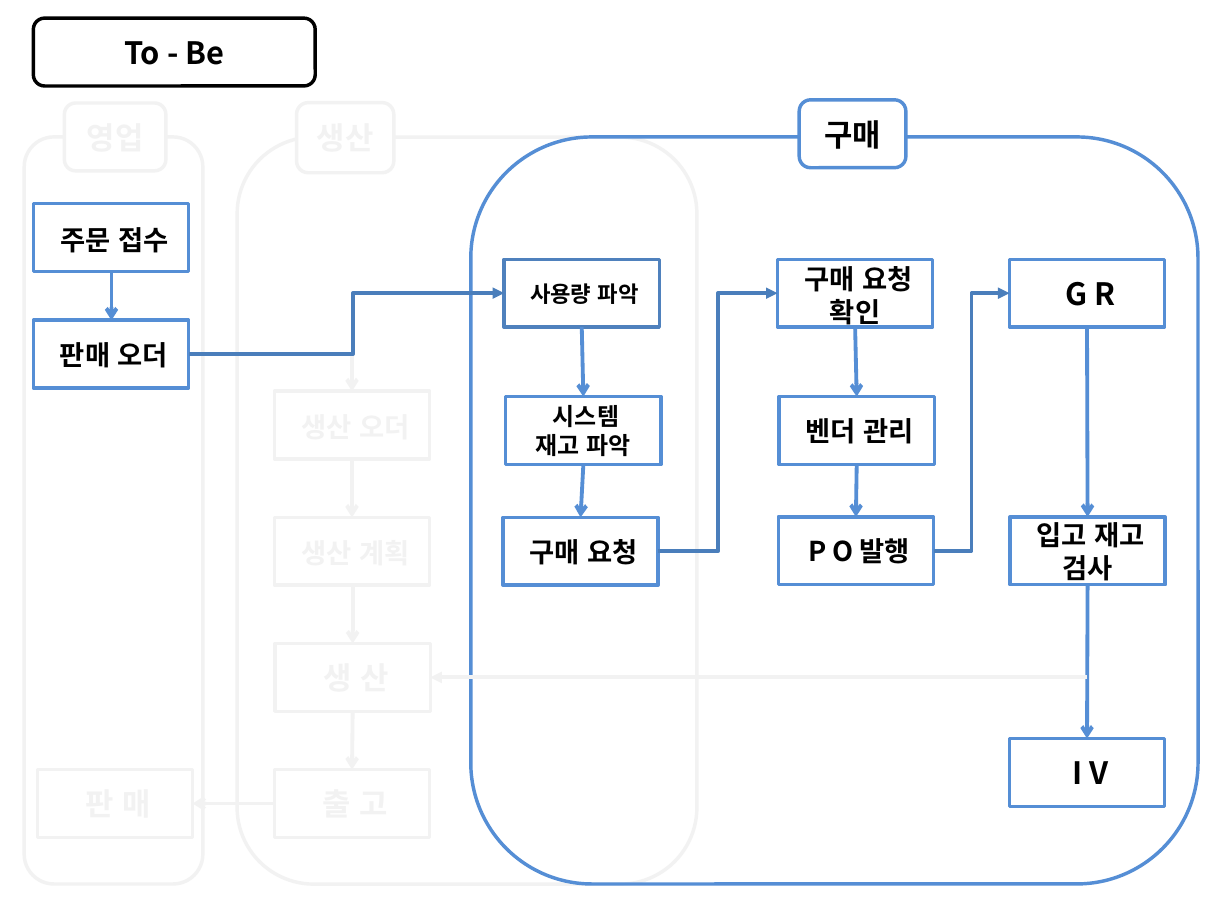
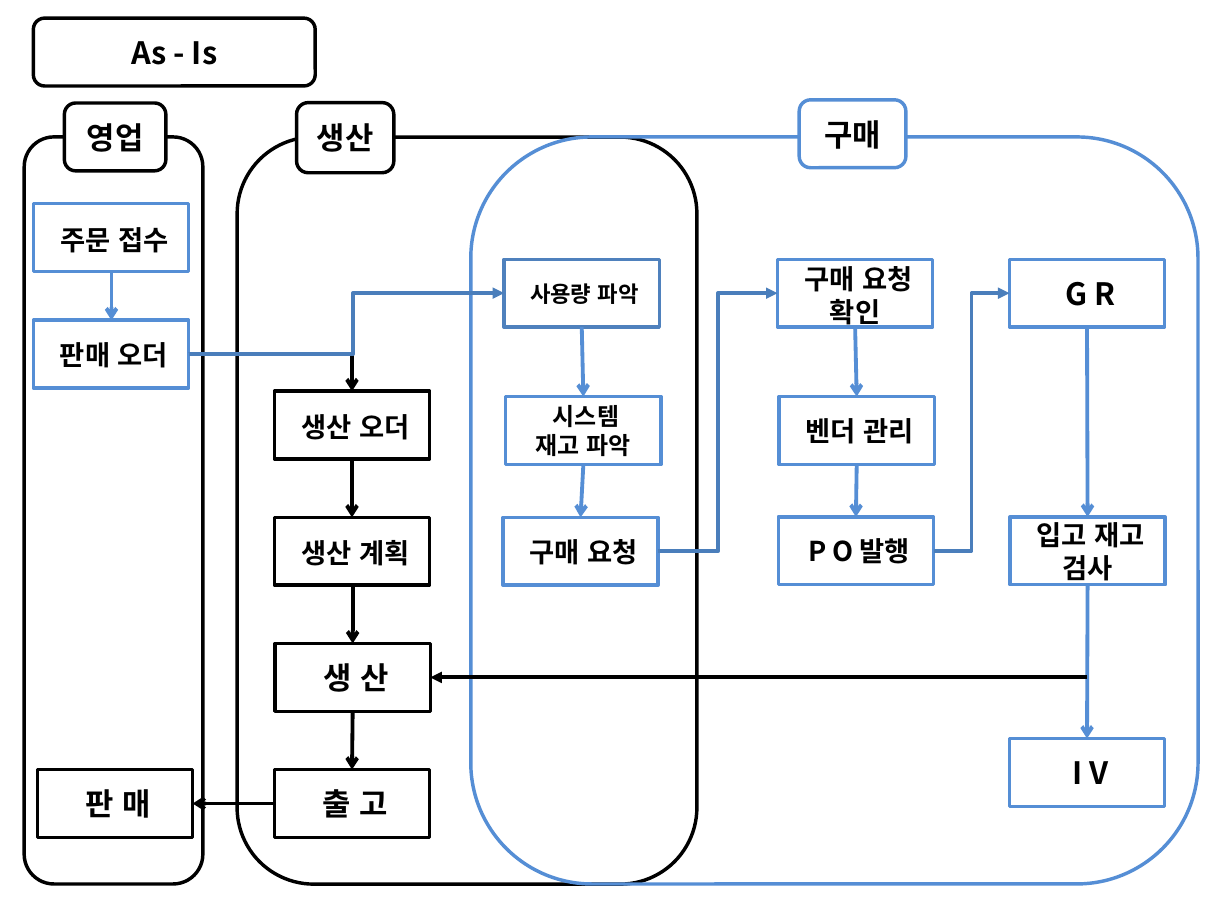
Before and after one commit to naniboy0923/SAP_Project, a slide deck: slide 1 of Document/TO-BE 정의서 미완.pptx (slide 8 before the commit). Drawn at 1232x924 pixels with LibreOffice and Linux fonts; fonts in the diff are those of the drawing. Boxes give left, top, right and bottom in pixels: in the first picture for what was removed or moved away, otherwise in the second. Text is boxed around its words. In the diff, an @@ line names an element or a change of style, - is before the commit and + after.

```diff
--- a/Document/TO-BE 정의서 미완.pptx
+++ b/Document/TO-BE 정의서 미완.pptx
@@ text in rounded rectangle at [131, 41, 217, 65]: text changed @@
-To - Be
+As - Is
@@ text in rounded rectangle at [87, 123, 144, 152]: text added @@
+영업
@@ text in rounded rectangle at [317, 123, 374, 152]: text added @@
+생산
@@ elbow arrow (188, 354) - (352, 392): stroke #F2F2F2 2.25 pt to #000000 2.25 pt @@
@@ text in rectangle at [301, 414, 409, 440]: text added @@
+생산 오더
@@ arrow (352, 460) - (352, 517): stroke #F2F2F2 2.25 pt to #000000 2.25 pt @@
@@ text in rectangle at [301, 540, 409, 566]: text added @@
+생산 계획
@@ arrow (352, 585) - (352, 643): stroke #F2F2F2 2.25 pt to #000000 2.25 pt @@
@@ text in rectangle at [323, 663, 388, 692]: text added @@
+생 산
@@ arrow (1087, 678) - (430, 678): stroke #F2F2F2 2.25 pt to #000000 2.25 pt @@
@@ arrow (352, 711) - (352, 770): stroke #F2F2F2 2.25 pt to #000000 2.25 pt @@
@@ outline #F2F2F2 2 pt to #000000 2 pt in 9 elements at [25, 137, 203, 883], [237, 137, 696, 883], [275, 392, 430, 460], [275, 517, 430, 585], [275, 643, 430, 711], [275, 770, 430, 838], [64, 103, 165, 171], [297, 102, 394, 172], [37, 770, 192, 838] @@
@@ text in rectangle at [86, 789, 151, 818]: text added @@
+판 매
@@ arrow (275, 803) - (192, 803): stroke #F2F2F2 2.25 pt to #000000 2.25 pt @@
@@ text in rectangle at [323, 789, 388, 818]: text added @@
+출 고
```
Also in this commit, not shown: 6 other slides changed, 1 slide removed.
